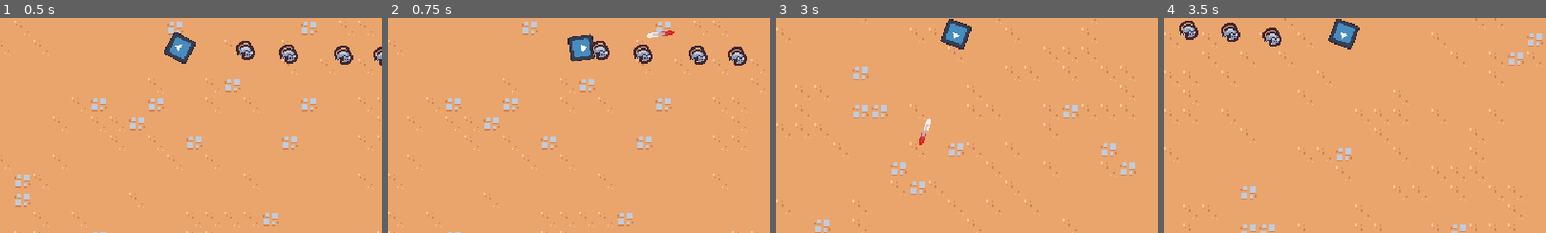
Above: before the commit, frames 1-4 (left to right).
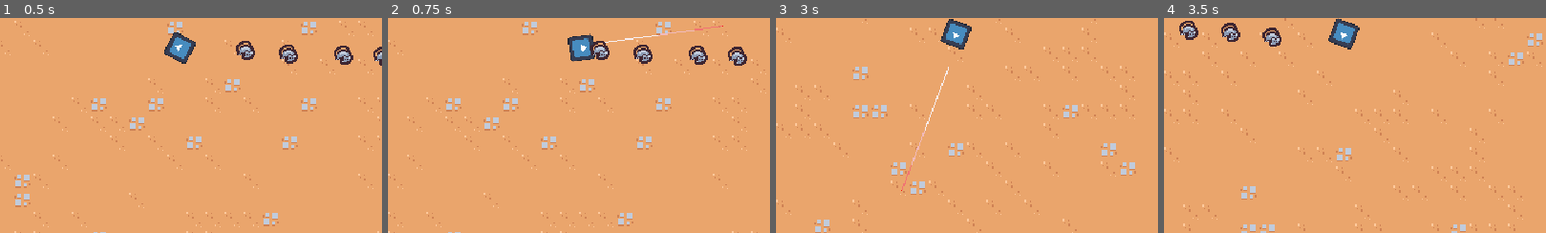
Above: after the commit, the same moments.

Repository: mediwind/Prototype
Game: Godot game, scene res://scenes/main/main.tscn
The game is run twice, just before and just after one commit, with the same random seed, the same clock (stepped at 60 frames per second) and the same inputs. The engine's default icon, where the game draws it, is replaced by a stand-in: a white triangle on a blue panel in a dark square.
Inputs (mouse positions are % of the whole screen's width and height, from its top left):
- Up to frame 1 (0.5 s): no input
- Up to frame 2 (0.75 s): move the mouse to (72, 45) at 0.52 s; hold D (move_right) from 0.53 s (still down); click (72, 45) at 0.67 s
- Up to frame 3 (3 s): move the mouse to (30, 55) at 1.27 s; release D (move_right) at 1.28 s; hold S (move_down) 1.28-2.03 s; move the mouse to (60, 28) at 2.02 s; hold D (move_right) 2.03-2.78 s; move the mouse to (45, 70) at 2.77 s; hold W (move_up) from 2.78 s (still down); click (45, 70) at 2.92 s
- Up to frame 4 (3.5 s): keep holding W (move_up)
The pictures show only the part of the screen within x 26-76%, y 43-93%; the shares and areas given below are measured in that part.

Frame 1 is identical in both runs. In frame 2, 0.3% of the frame differs, in the area x 56-88%, y 3-12%; in frame 3, 0.3%, in the area x 32-46%, y 22-81%; in frame 4, nothing differs.

Commit message:
basic_bullet_sprite added

Diff:
--- a/scenes/game_object/bullet/basic_bullet.tscn
+++ b/scenes/game_object/bullet/basic_bullet.tscn
@@ -1,19 +1,18 @@
 [gd_scene load_steps=5 format=3 uid="uid://c8esnr6wiyyjb"]
 
 [ext_resource type="Script" path="res://scenes/game_object/bullet/basic_bullet.gd" id="1_kg45e"]
-[ext_resource type="Texture2D" uid="uid://cl75qu8imifh" path="res://scenes/game_object/bullet/red_bullet.png" id="2_mquq5"]
+[ext_resource type="Texture2D" uid="uid://b2jlvme0fx6i2" path="res://scenes/game_object/bullet/red_bullet2.png" id="2_v0bu5"]
 [ext_resource type="PackedScene" uid="uid://cs5qsx3kqhqh3" path="res://component/hitbox_component.tscn" id="3_fmxcp"]
 
-[sub_resource type="CapsuleShape2D" id="CapsuleShape2D_bo37f"]
-radius = 3.0
-height = 24.0
+[sub_resource type="RectangleShape2D" id="RectangleShape2D_ci4h5"]
+size = Vector2(1.50001, 0.999992)
 
 [node name="BasicBullet" type="Node2D"]
 position = Vector2(0, 1)
 script = ExtResource("1_kg45e")
 
 [node name="Sprite2D" type="Sprite2D" parent="."]
-texture = ExtResource("2_mquq5")
+texture = ExtResource("2_v0bu5")
 
 [node name="HitboxComponent" parent="." instance=ExtResource("3_fmxcp")]
 collision_layer = 4
@@ -21,6 +20,6 @@
 damage = 5.0
 
 [node name="CollisionShape2D" type="CollisionShape2D" parent="HitboxComponent"]
-position = Vector2(2, -1)
+position = Vector2(54.5, -0.750003)
 rotation = 1.57079
-shape = SubResource("CapsuleShape2D_bo37f")
+shape = SubResource("RectangleShape2D_ci4h5")
Binary file added: scenes/game_object/bullet/red_bullet2.png
Not shown, added: scenes/game_object/bullet/red_bullet2.png.import
